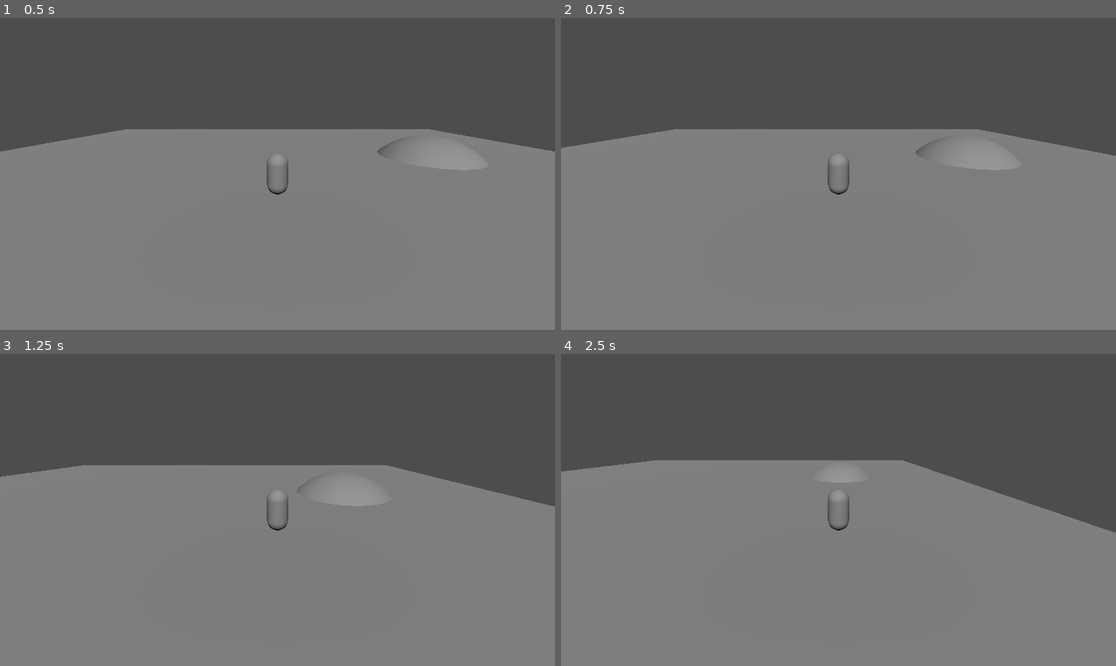
Above: before the commit, frames 1-4 (two rows, left to right).
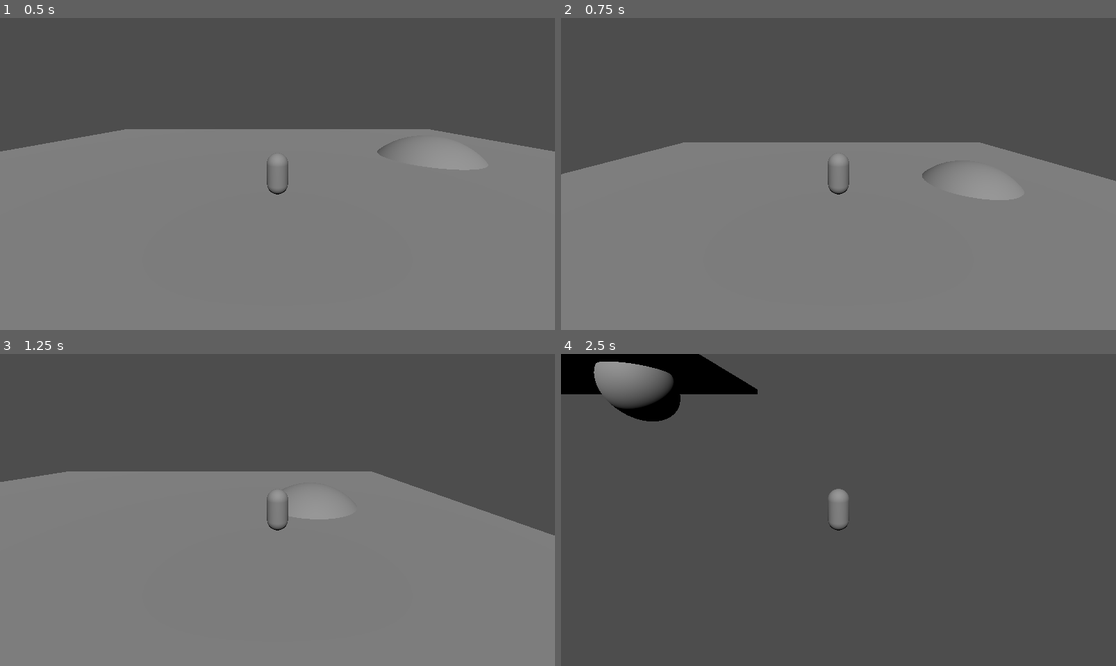
Above: after the commit, the same moments.

Repository: bananafishbird/Shred
Game: Godot game, scene res://Scenes/main.tscn
Same seed, same stepped clock (60 frames per second), same inputs: the game is played once before the commit and once after it.
Inputs:
- Up to frame 1 (0.5 s): no input
- Up to frame 2 (0.75 s): tap Enter at 0.5 s; hold D (move_right) from 0.53 s (still down); tap Space (jump) at 0.6 s
- Up to frame 3 (1.25 s): keep holding D (move_right); tap Space (jump) at 0.77, 1.07 s
- Up to frame 4 (2.5 s): release D (move_right) at 1.28 s; hold S (move_backward) 1.28-2.03 s; tap Space (jump) at 1.35, 1.52, 1.82, 2.1 s; hold D (move_right) from 2.03 s (still down)

Frame 1 is identical in both runs. In frame 2, 5.4% of the frame differs, in the area x 0-100%, y 35-59%; in frame 3, 3.5%; in frame 4, 65%, in the area x 0-100%, y 0-100%.

Commit message:
States added, movement almost done
- Added the rest of the states
- Movement is almost fully functional

Diff:
--- a/Scenes/player_character.tscn
+++ b/Scenes/player_character.tscn
@@ -8,6 +8,7 @@
 [ext_resource type="Script" path="res://Scripts/Player/States/running.gd" id="4_tfpp1"]
 [ext_resource type="Script" path="res://Scripts/Player/States/jumping.gd" id="5_bydvt"]
 [ext_resource type="Script" path="res://Scripts/Player/debug.gd" id="6_g6weh"]
+[ext_resource type="Script" path="res://Scripts/Player/States/falling.gd" id="6_ton4o"]
 
 [sub_resource type="CapsuleShape3D" id="CapsuleShape3D_vl4ef"]
 
@@ -33,18 +34,26 @@
 movement = NodePath("../Movement")
 default_state = NodePath("Idle")
 
-[node name="Idle" type="Node" parent="States" node_paths=PackedStringArray("running", "jumping")]
+[node name="Idle" type="Node" parent="States" node_paths=PackedStringArray("running", "jumping", "falling")]
 script = ExtResource("3_i5387")
 running = NodePath("../Running")
 jumping = NodePath("../Jumping")
+falling = NodePath("../Falling")
 
-[node name="Running" type="Node" parent="States" node_paths=PackedStringArray("idle", "jumping")]
+[node name="Running" type="Node" parent="States" node_paths=PackedStringArray("idle", "jumping", "falling")]
 script = ExtResource("4_tfpp1")
 idle = NodePath("../Idle")
 jumping = NodePath("../Jumping")
+falling = NodePath(".")
 
-[node name="Jumping" type="Node" parent="States" node_paths=PackedStringArray("idle", "running")]
+[node name="Jumping" type="Node" parent="States" node_paths=PackedStringArray("idle", "running", "falling")]
 script = ExtResource("5_bydvt")
+idle = NodePath("../Idle")
+running = NodePath("../Running")
+falling = NodePath("../Falling")
+
+[node name="Falling" type="Node" parent="States" node_paths=PackedStringArray("idle", "running")]
+script = ExtResource("6_ton4o")
 idle = NodePath("../Idle")
 running = NodePath("../Running")
 
@@ -55,7 +64,9 @@
 speed = 10.0
 acceleration = 1.0
 gravity = 1.0
-jump_impulse = -20.0
+jump_impulse = 20.0
+jump_brake = 3.0
+air_control = 0.5
 
 [node name="Controller" type="Node" parent="." node_paths=PackedStringArray("pivot")]
 script = ExtResource("4_syg24")
--- /dev/null
+++ b/Scripts/Player/States/falling.gd
@@ -0,0 +1,29 @@
+extends State
+
+
+@export var idle: State
+@export var running: State
+
+
+func enter():
+	pass
+
+
+func exit():
+	pass
+
+
+func unhandled_input(event):
+	pass
+
+
+func physics_process(delta):
+	movement.air_accelerate()
+	movement.gravitate()
+	movement.move()
+
+	if character.is_on_floor():
+		if controller.is_moving:
+			get_parent().change_state(idle)
+		else:
+			get_parent().change_state(running)
--- a/Scripts/Player/States/idle.gd
+++ b/Scripts/Player/States/idle.gd
@@ -6,11 +6,19 @@
 @export var falling: State
 
 
+func enter():
+	pass
+
+
+func exit():
+	pass
+
+
 func unhandled_input(event):
 	if controller.action_state("jump") == "pressed":
 		get_parent().change_state(jumping)
 	else:
-		if controller.move_input().x != 0:
+		if controller.is_moving:
 			get_parent().change_state(running)
 
 
--- a/Scripts/Player/States/jumping.gd
+++ b/Scripts/Player/States/jumping.gd
@@ -7,14 +7,33 @@
 
 
 func enter():
-	character.velocity.y = movement.jump_impulse
+	movement.jump()
+
+
+func exit():
+	pass
 
 
 func unhandled_input(event):
-	pass
+	if controller.action_state("jump") == "released":
+		movement.stop_jumping()
 
 
 func physics_process(delta):
 	movement.accelerate()
-	movement.gravitate()
+
+	if controller.action_state("jump") == "released" or controller.action_state("jump") == "off":
+		movement.stop_jumping()
+	else:
+		movement.gravitate()
+
+	if character.velocity.y > 0:
+		get_parent().change_state(falling)
+
 	movement.move()
+
+	if character.is_on_floor():
+		if character.velocity.x == 0:
+			get_parent().change_state(idle)
+		else:
+			get_parent().change_state(running)
--- a/Scripts/Player/States/running.gd
+++ b/Scripts/Player/States/running.gd
@@ -6,11 +6,19 @@
 @export var falling: State
 
 
+func enter():
+	pass
+
+
+func exit():
+	pass
+
+
 func unhandled_input(event):
 	if controller.action_state("jump") == "pressed":
 		get_parent().change_state(jumping)
 	else:
-		if controller.input_vector() == Vector3.ZERO:
+		if !controller.is_moving:
 			get_parent().change_state(idle)
 
 
--- a/Scripts/Player/player_character.gd
+++ b/Scripts/Player/player_character.gd
@@ -9,5 +9,9 @@
 	states.ready()
 
 
+func _unhandled_input(event):
+	states.unhandled_input(event)
+
+
 func _physics_process(delta):
 	states.physics_process(delta)
--- a/Scripts/Player/player_controller.gd
+++ b/Scripts/Player/player_controller.gd
@@ -7,6 +7,7 @@
 @export var pivot: Node
 
 var move_vector: Vector3 = Vector3.ZERO
+var is_moving: bool
 
 
 func _input(event):
@@ -14,10 +15,13 @@
 	move_vector.z = Input.get_axis("move_forward", "move_backward")
 
 	if move_vector != Vector3.ZERO:
+		is_moving = true
 		pivot.basis = Basis.looking_at(move_vector.normalized())
+	else:
+		is_moving = false
 
 
-func input_state(action: String) -> String:
+func action_state(action: String) -> String:
 	if Input.is_action_just_pressed(action):
 		return "pressed"
 	elif Input.is_action_just_released(action):
--- a/Scripts/Player/player_movement.gd
+++ b/Scripts/Player/player_movement.gd
@@ -12,22 +12,43 @@
 @export var acceleration: float
 @export var gravity: float
 @export var jump_impulse: float
-@export var jump_brake: float # gravity multiplier to brake jump when button is released
-@export var air_control: float # acceleration multiplier for air movement
+@export var jump_brake: float # *gravity to brake jump when button is released
+@export var air_control: float # *acceleration for air movement
 
 var target_velocity: Vector3 = Vector3.ZERO
 
 
 func accelerate():
-	target_velocity.x = controller.move_vector.x * speed
-	target_velocity.z = controller.move_vector.z * speed
+	target_velocity.x += controller.move_vector.x * acceleration
+	target_velocity.z += controller.move_vector.z * acceleration
 
 
 func gravitate():
 	if not character.is_on_floor():
-		target_velocity.y = target_velocity.y - gravity
+		target_velocity.y -= gravity
 
 
 func move():
+	var was_on_floor = character.is_on_floor()
+
 	character.velocity = target_velocity
 	character.move_and_slide()
+
+	var is_on_floor = character.is_on_floor()
+	if !was_on_floor and is_on_floor:
+		now_on_floor.emit()
+	elif was_on_floor and !is_on_floor:
+		now_in_air.emit()
+
+
+func jump():
+	target_velocity.y = jump_impulse
+
+
+func stop_jumping():
+	target_velocity.y -= gravity * jump_brake
+
+
+func air_accelerate():
+	target_velocity.x += controller.move_vector.x * acceleration * air_control
+	target_velocity.z += controller.move_vector.z * acceleration * air_control
--- a/project.godot
+++ b/project.godot
@@ -10,7 +10,7 @@
 
 [application]
 
-config/name="Sled"
+config/name="Shred"
 run/main_scene="res://Scenes/main.tscn"
 config/features=PackedStringArray("4.2", "Forward Plus")
 config/icon="res://icon.svg"
Not shown: 1 places in Scenes/player_character.tscn that only renumber resources
